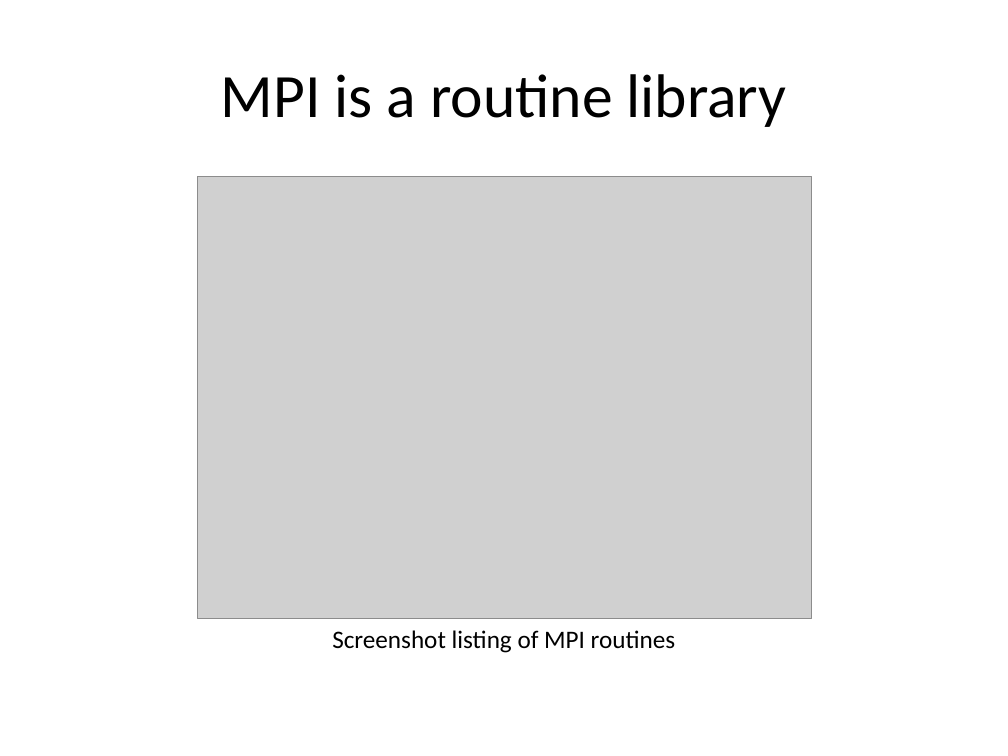
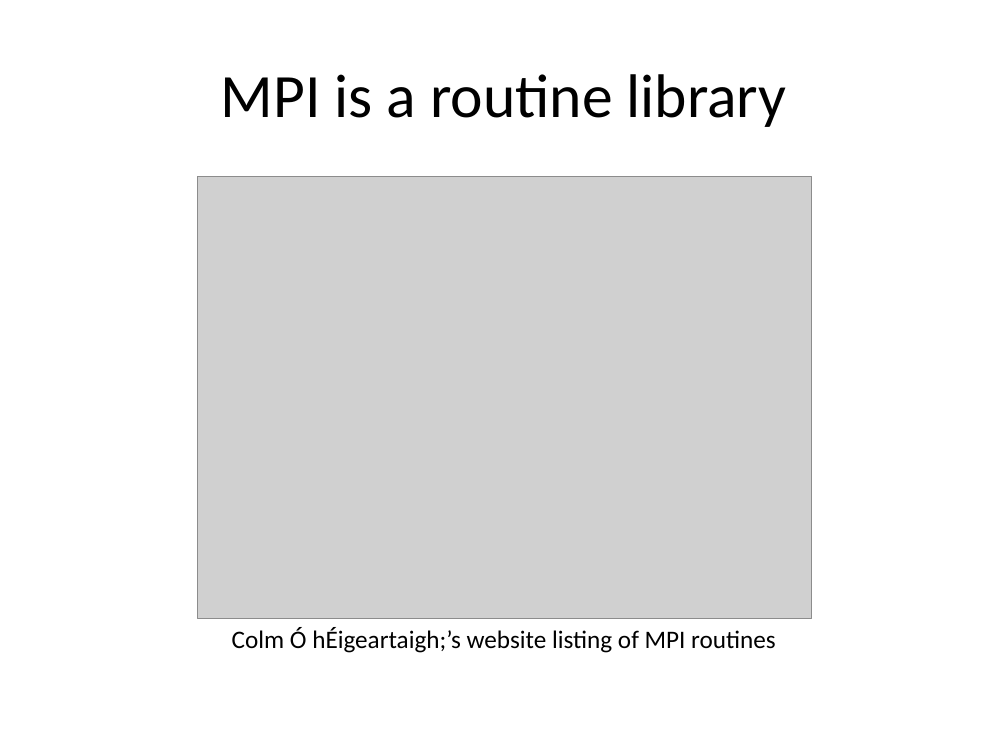
Before and after one commit to pmean/cluster-computing, a slide deck: slide 5 of talks/software.pptx. Drawn at 1008x756 pixels with LibreOffice and Linux fonts; fonts in the diff are those of the drawing; grey boxes stand for pictures. Boxes give left, top, right and bottom in pixels: in the first picture for what was removed or moved away, otherwise in the second. Text is boxed around its words. In the diff, an @@ line names an element or a change of style, - is before the commit and + after.

```diff
--- a/talks/software.pptx
+++ b/talks/software.pptx
@@ text at [232, 628, 776, 653]: text changed @@
-Screenshot listing of MPI routines
+Colm Ó hÉigeartaigh;’s website listing of MPI routines
```
Also in this commit, not shown: 2 other slides changed, 5 slides added, 1 other file.
